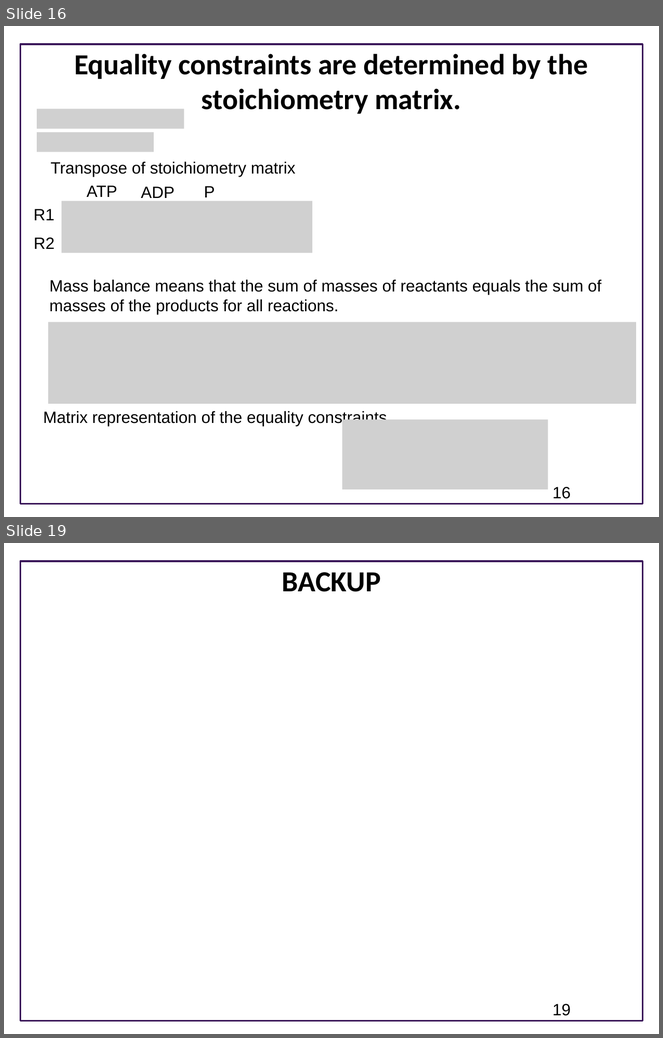
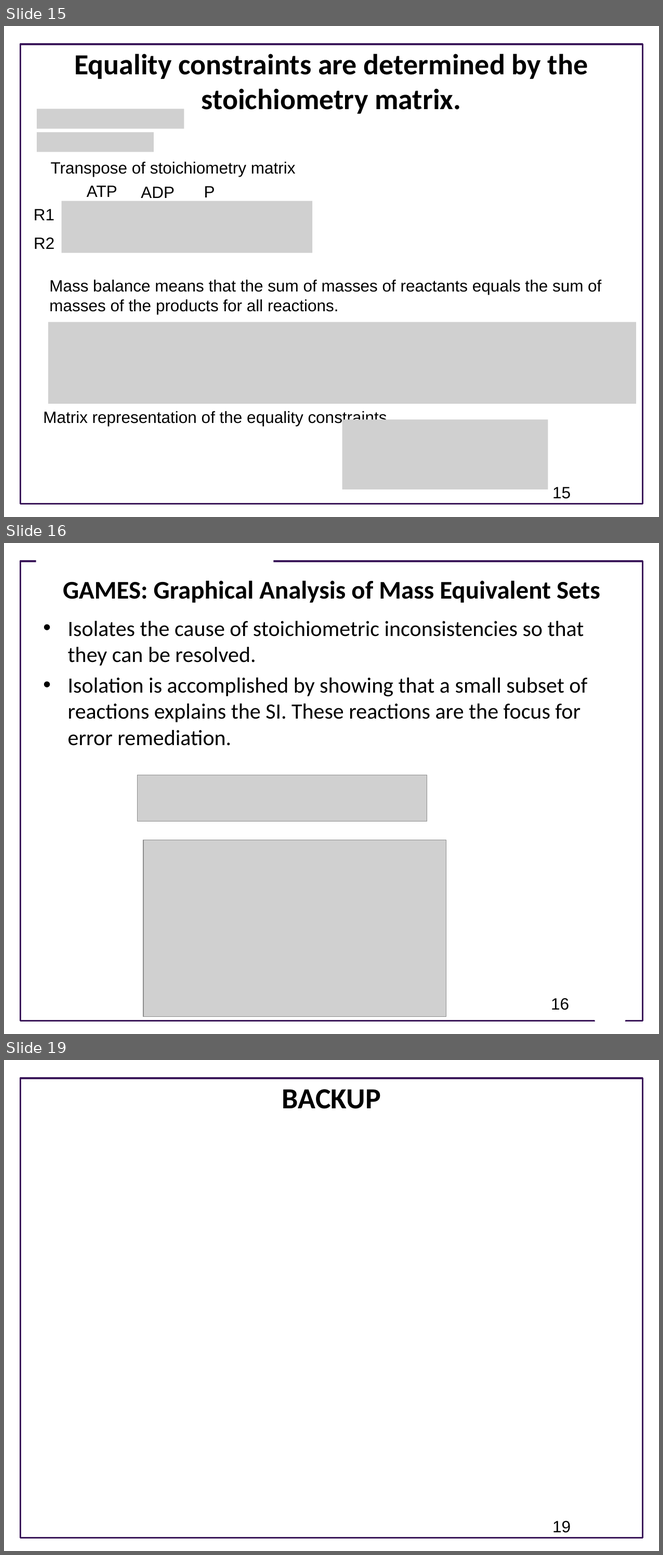
Before and after one commit to ModelEngineering/advancing-biomedical-models, a slide deck: lecture_15/15_static_testing.pptx. Shown one above the other, each under a label of ours: slides 16 and 19 before the commit, slides 15, 16 and 19 after it; the slides between them are not shown. The pictures are 663x1038 and 663x1555 pixels, drawn with LibreOffice and Linux fonts; fonts in the diff are those of the drawing; grey boxes stand for pictures; background and template pictures are left out. Boxes give left, top, right and bottom in pixels: in the first picture for what was removed or moved away, otherwise in the second. Text is boxed around its words. In the diff, an @@ line names an element or a change of style, - is before the commit and + after.

```diff
--- a/lecture_15/15_static_testing.pptx
+++ b/lecture_15/15_static_testing.pptx
@@ slide 16 added at (x1=4, y1=543, x2=659, y2=1034), background #FFFFFF; not listed: 1 template element that a slide beside it also shows @@
@@ rectangle added at (x1=36, y1=554, x2=273, y2=570), fill #FFFFFF @@
@@ title added at (x1=63, y1=580, x2=600, y2=603), 28 pt, text #000000, bold @@
+GAMES: Graphical Analysis of Mass Equivalent Sets
@@ text added at (x1=68, y1=620, x2=587, y2=746), 24 pt, text #000000 @@
+• Isolates the cause of stoichiometric inconsistencies so that they can be resolved.
+• Isolation is accomplished by showing that a small subset of reactions explains the SI. These reactions are the focus for error remediation.
@@ picture added at (x1=138, y1=775, x2=427, y2=822) @@
@@ picture added at (x1=143, y1=840, x2=446, y2=1017) @@
@@ page number added at (x1=551, y1=999, x2=569, y2=1010), 18 pt, text #000000 @@
+16
@@ trapezoid added at (x1=589, y1=997, x2=631, y2=1026), fill #FFFFFF @@
@@ what was slide 16 is now slide 15 @@
@@ page number at (x1=553, y1=487, x2=571, y2=499): text changed @@
-16
+15
```
Also in this commit, not shown: 5 slides changed, 2 other slides added, 2 slides removed, 1 other file.
